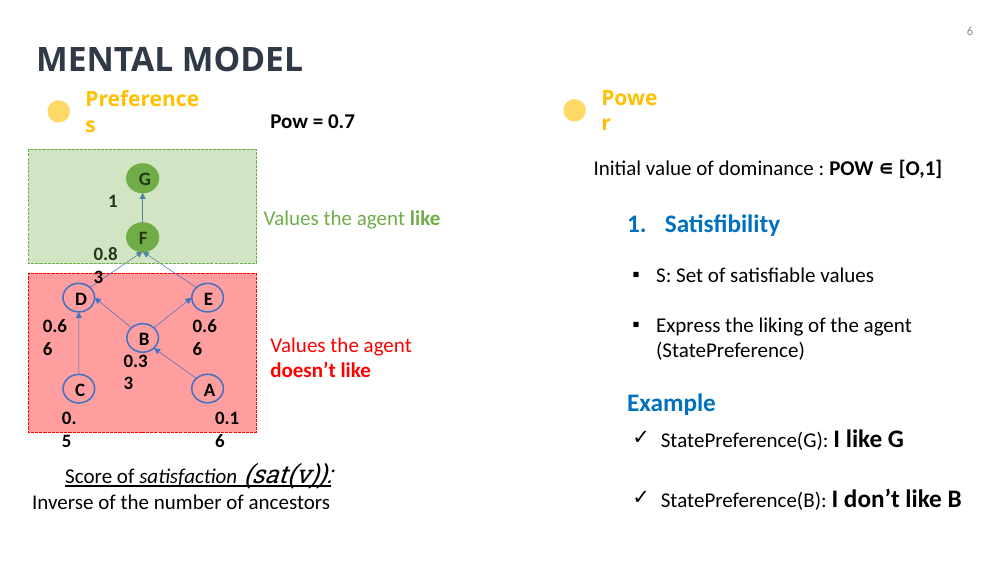
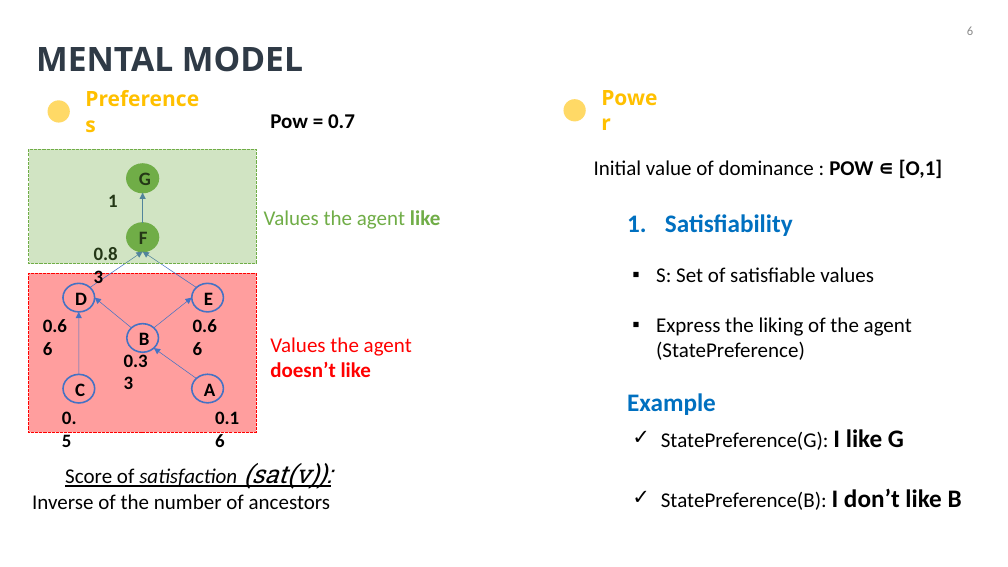
Before and after one commit to Olydia/Discolog, a slide deck: slide 8 of papers/Presentations/intellisys/intellysis.pptx. Drawn at 1008x567 pixels with LibreOffice and Linux fonts; fonts in the diff are those of the drawing. Boxes give left, top, right and bottom in pixels: in the first picture for what was removed or moved away, otherwise in the second. Text is boxed around its words. In the diff, an @@ line names an element or a change of style, - is before the commit and + after.

```diff
--- a/papers/Presentations/intellisys/intellysis.pptx
+++ b/papers/Presentations/intellisys/intellysis.pptx
@@ text at box(665, 214, 793, 236): text changed @@
-1. Satisfibility
+1. Satisfiability
```
Also in this commit, not shown: 9 other slides changed, 4 slides added, 2 other files.
